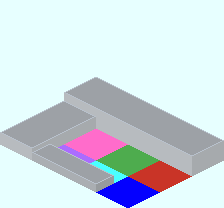
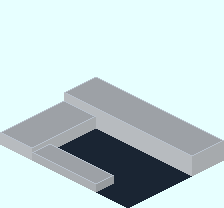
Comparing the layer stacks of the two 224 x 208 images. Changes:
painted on "TSF_Factory_Main_Unit_2nd.png" over [58, 129, 192, 208]
